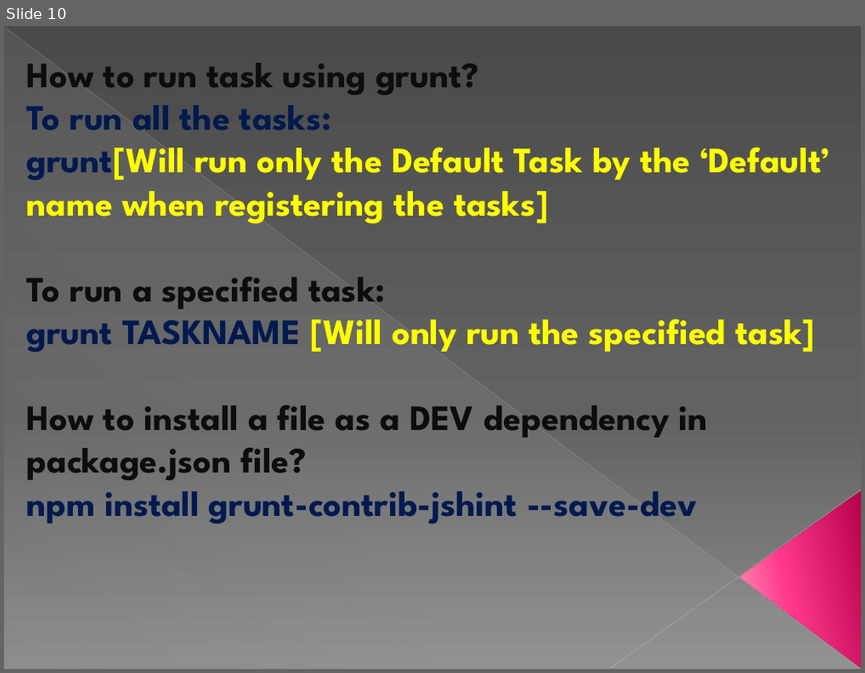
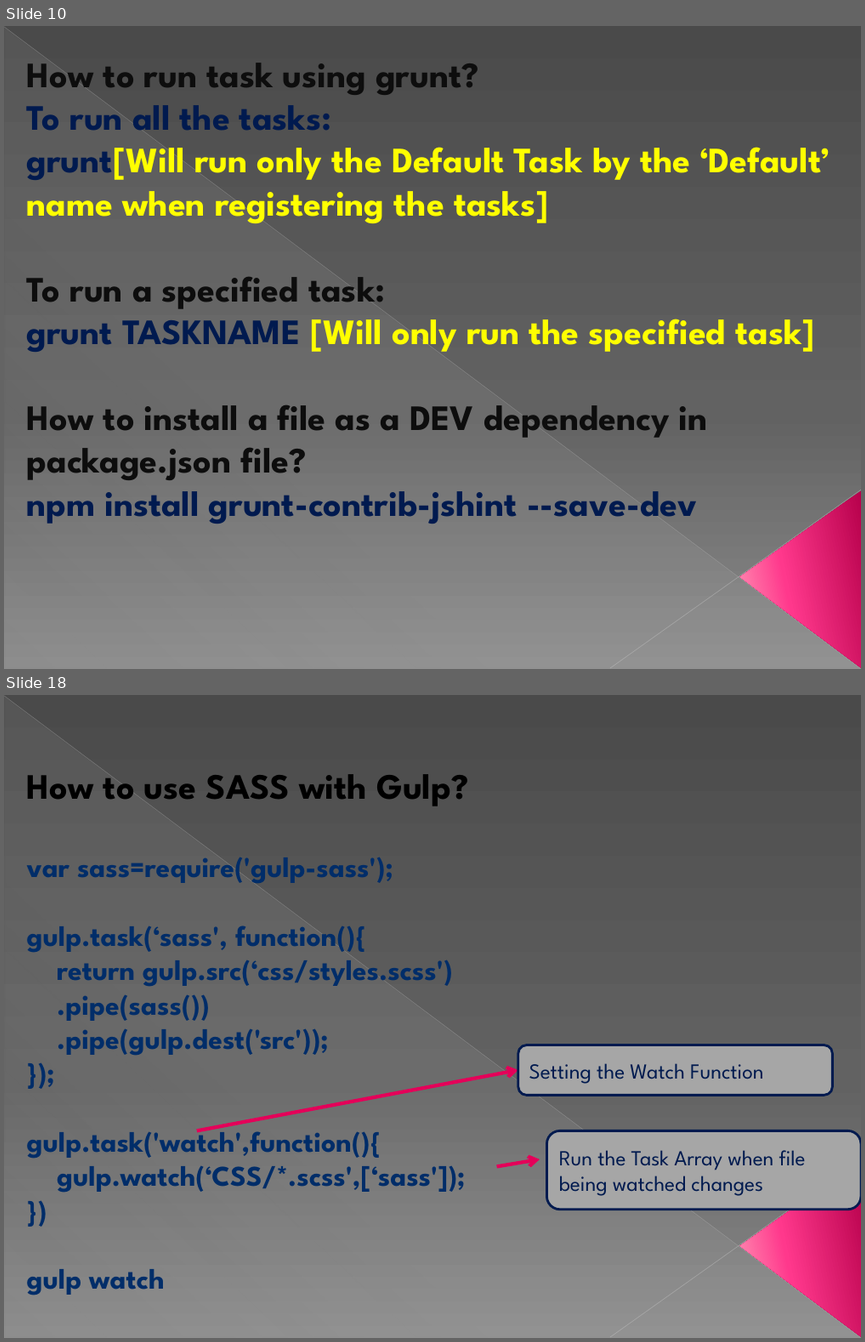
Before and after one commit to Gaurav-Balyan/HTML-Tools, a slide deck: HTML_Tools.pptx. Shown one above the other, each under a label of ours: slide 10 before the commit, slides 10 and 18 after it; the slides between them are not shown. The pictures are 865x673 and 865x1342 pixels, drawn with LibreOffice and Linux fonts; fonts in the diff are those of the drawing. Boxes give left, top, right and bottom in pixels: in the first picture for what was removed or moved away, otherwise in the second. Text is boxed around its words. In the diff, an @@ line names an element or a change of style, - is before the commit and + after.

```diff
--- a/HTML_Tools.pptx
+++ b/HTML_Tools.pptx
@@ slide 18 added at [4, 695, 861, 1338], background gradient #4A4A4A to #626262 to #8C8C8C; not listed: 4 template elements that a slide beside it also shows @@
@@ subtitle added at [27, 774, 468, 1295], 24 pt, text #002D6A, bold @@
+How to use SASS with Gulp?
+var sass=require('gulp-sass');
+gulp.task(‘sass', function(){
+return gulp.src(‘css/styles.scss')
+.pipe(sass())
+.pipe(gulp.dest('src'));
+});
+gulp.task('watch',function(){
+gulp.watch(‘CSS/*.scss',[‘sass']);
+})
+gulp watch
@@ rounded rectangle added at [518, 1044, 833, 1095], fill #A6A6A6, outline #001A4F 2 pt, 18 pt, text #001A4F @@
+Setting the Watch Function
@@ arrow added from (197, 1130) to (518, 1071), #E40059 3 pt @@
@@ rounded rectangle added at [546, 1130, 861, 1209], fill #A6A6A6, outline #001A4F 2 pt, 18 pt, text #001A4F @@
+Run the Task Array when file being watched changes
@@ arrow added from (497, 1166) to (540, 1159), #E40059 3 pt @@
```
Also in this commit, not shown: 3 slides changed, 8 other slides added.
